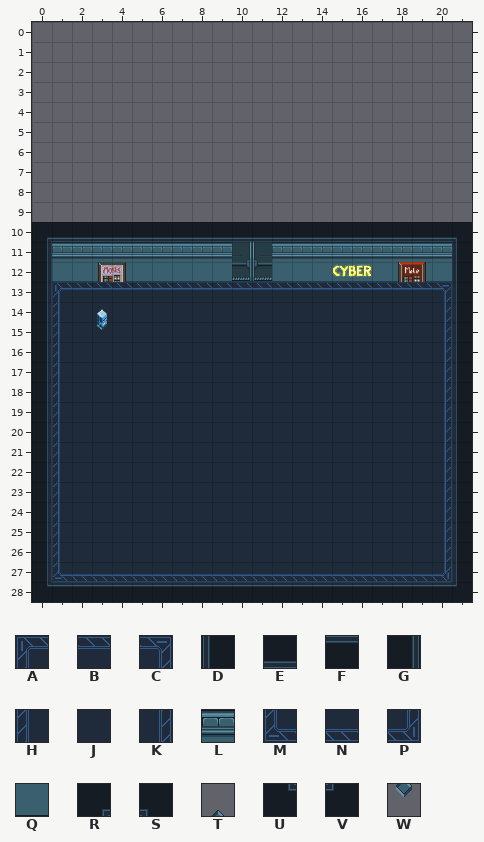
A Tiled map (JSON) gets an edit: map/Space-Riddles.json. Above: the version before the commit.
Cells are 32x32 px. Shown: x 0..21, y 0..28. The old version is drawn lined up with the new one. Not drawn, because the pictures are missing: unchanged layers "Jitsi", "Riddle-Pages/Riddle 0".
Key: from "scifi_space_rpg_tiles_lpcized": A 0, B 1, C 2, D 7, E 9, F 9 flipped up-down, G 10, H 14, J 15, K 16, L 24, M 28, N 29, P 30, Q 38, R 52, S 53, T 54, U 66, V 67, W 68.
_ is an empty cell, # one hidden under a higher layer.
Layers that did not change in this view are not listed.
Layer "Floor/floor" before, first column x 5:
 0 ______________
 1 ______________
 2 ______________
 3 ______________
 4 ______________
 5 ______________
 6 ______________
 7 ______________
 8 ______________
 9 ______________
10 ______________
11 ______________
12 ______________
13 BBBBBBBBBBBBBB
14 JJJJJJJJJJJJJJ
15 JJJJJJJJJJJJJJ
Layer "Walls/walls" before, first column x 4:
 0 ________________
 1 ________________
 2 ________________
 3 ________________
 4 ________________
 5 ________________
 6 ________________
 7 ________________
 8 ________________
 9 ________________
10 EEEEEEEEEEEEEEEE
11 LLLLLL##LLLLLLLL
The result:
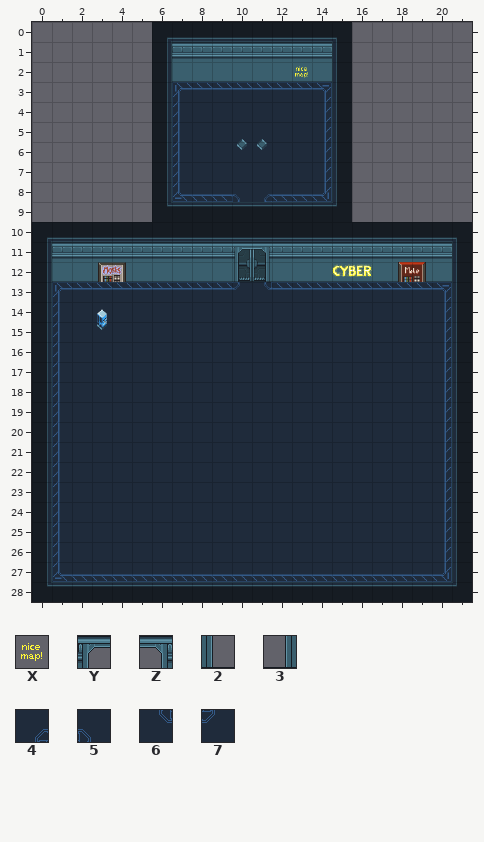
Further tiles: from "rc3-mullana-neon-signs": X 58; from "scifi_space_rpg_tiles_lpcized": Y 22, Z 23, 2 36, 3 37, 4 42, 5 43, 6 56, 7 57.
Tiles of an added or newly shown layer are drawn over the layers below it.
Author's note on the commit: Deploying to gh-pages from @ Poeschl/space-riddles@c7803b15035b31cebc32365108283e805d33f502 🚀
Difference:
{"change": "map size 22x19 -> 22x29 cells (old content now starts at 0,10; both pictures use the new coordinates)"}
{"where": "layer \"Floor/floor\""}
{"y":3,"x":7,"old":"________","new":"ABBBBBBC"}
{"y":4,"x":7,"old":"________","new":"HJJJJJJK"}
{"y":5,"x":7,"old":"________","new":"HJJJJJJK"}
{"y":6,"x":7,"old":"________","new":"HJJJJJJK"}
{"y":7,"x":7,"old":"________","new":"HJJJJJJK"}
{"y":8,"x":7,"old":"________","new":"MNN54NNP"}
{"y":13,"x":10,"old":"BB","new":"76"}
{"where": "layer \"Floor/on floor\""}
{"y":5,"x":10,"old":"__","new":"TT"}
{"y":6,"x":10,"old":"__","new":"WW"}
{"where": "layer \"Walls/walls\""}
{"y":0,"x":6,"old":"__________","new":"REEEEEEEES"}
{"y":1,"x":6,"old":"__________","new":"GLLLLLLLLD"}
{"y":2,"x":6,"old":"__________","new":"GQQQQQQQQD"}
{"y":3,"x":6,"old":"_","new":"G"}
{"y":3,"x":15,"old":"_","new":"D"}
{"y":4,"x":6,"old":"_","new":"G"}
{"y":4,"x":15,"old":"_","new":"D"}
{"y":5,"x":6,"old":"_","new":"G"}
{"y":5,"x":15,"old":"_","new":"D"}
{"y":6,"x":6,"old":"_","new":"G"}
{"y":6,"x":15,"old":"_","new":"D"}
{"y":7,"x":6,"old":"_","new":"G"}
{"y":7,"x":15,"old":"_","new":"D"}
{"y":8,"x":6,"old":"_","new":"G"}
{"y":8,"x":15,"old":"_","new":"D"}
{"y":9,"x":6,"old":"___","new":"UFF"}
{"y":9,"x":13,"old":"___","new":"FFV"}
{"where": "layer \"Walls/on walls\""}
{"y":2,"x":13,"old":"_","new":"X"}
{"where": "layer \"Doors/riddle-0/wall\" (added)"}
{"y":9,"x":9,"old":"____","new":"FFFF"}
{"y":11,"x":10,"old":"__","new":"YZ"}
{"y":12,"x":10,"old":"__","new":"23"}
